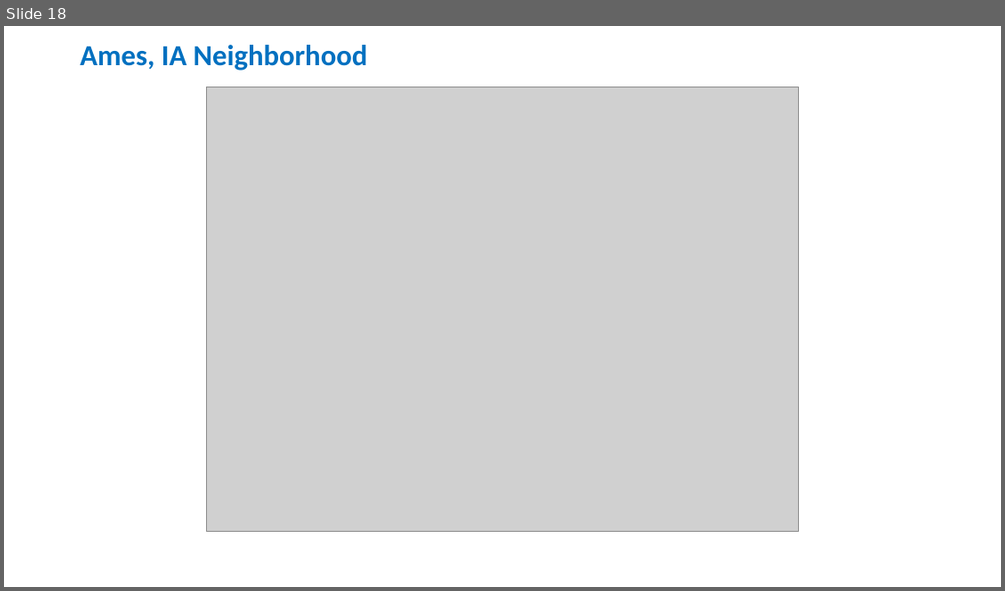
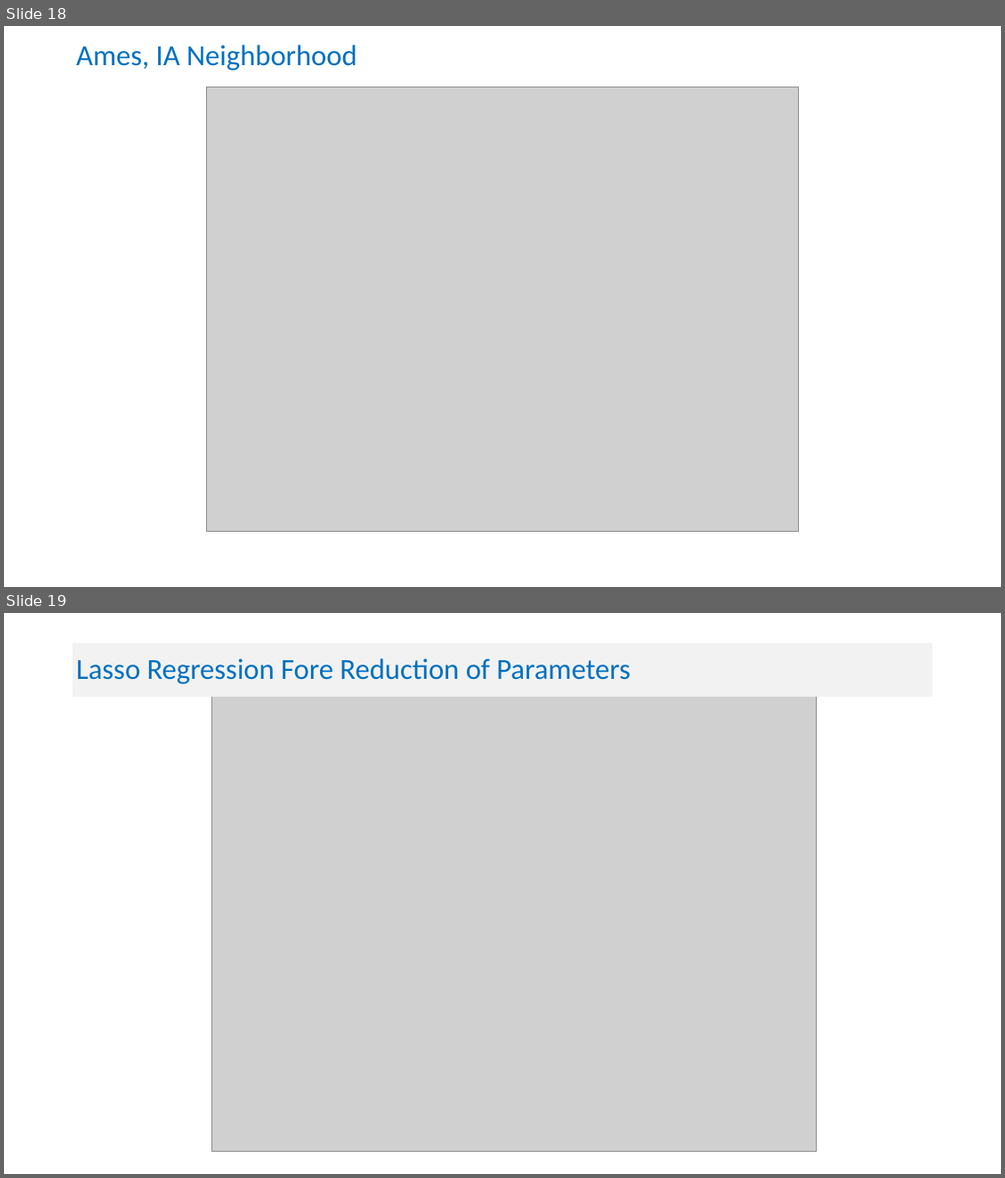
Before and after one commit to manasagodkhindi/AmesHousingPrediction, a slide deck: HousingPricesPresentations.pptx. Shown one above the other, each under a label of ours: slide 18 before the commit, slides 18 and 19 after it. The pictures are 1005x591 and 1005x1178 pixels, drawn with LibreOffice and Linux fonts; fonts in the diff are those of the drawing; grey boxes stand for pictures. Boxes give left, top, right and bottom in pixels: in the first picture for what was removed or moved away, otherwise in the second. Text is boxed around its words. In the diff, an @@ line names an element or a change of style, - is before the commit and + after.

```diff
--- a/HousingPricesPresentations.pptx
+++ b/HousingPricesPresentations.pptx
@@ slide 19 added at [4,613,1001,1174], background #FFFFFF @@
@@ rectangle added at [73,643,933,697], fill #F2F2F2, 28 pt, text #0070C0 @@
+Lasso Regression Fore Reduction of Parameters
@@ picture added at [212,674,816,1151] @@
@@ slide 18 changed as well @@
@@ title "Ames, IA Neighborhood" at [76,45,357,70]: bold off @@
```
Also in this commit, not shown: 30 other slides changed, 1 other slide added.
